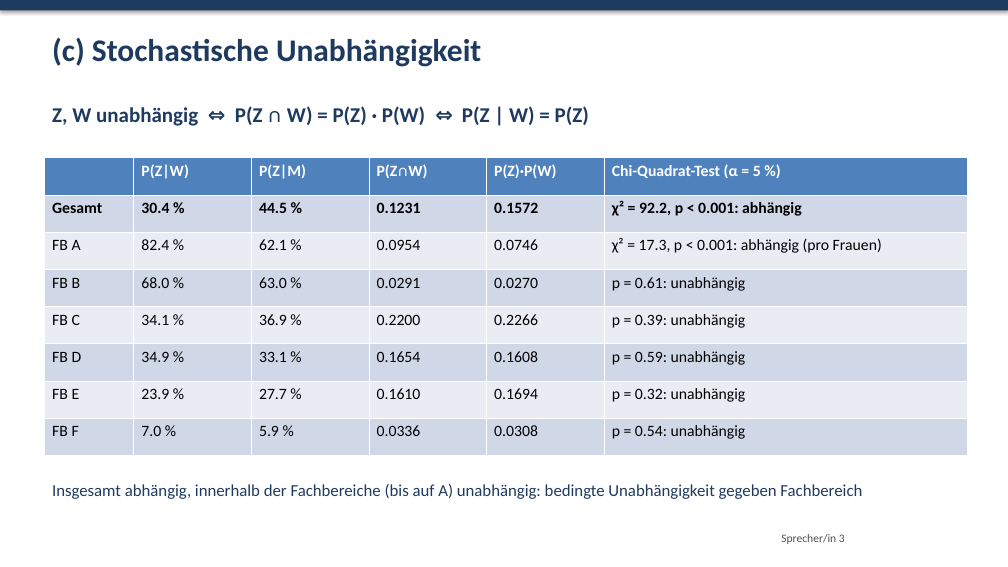
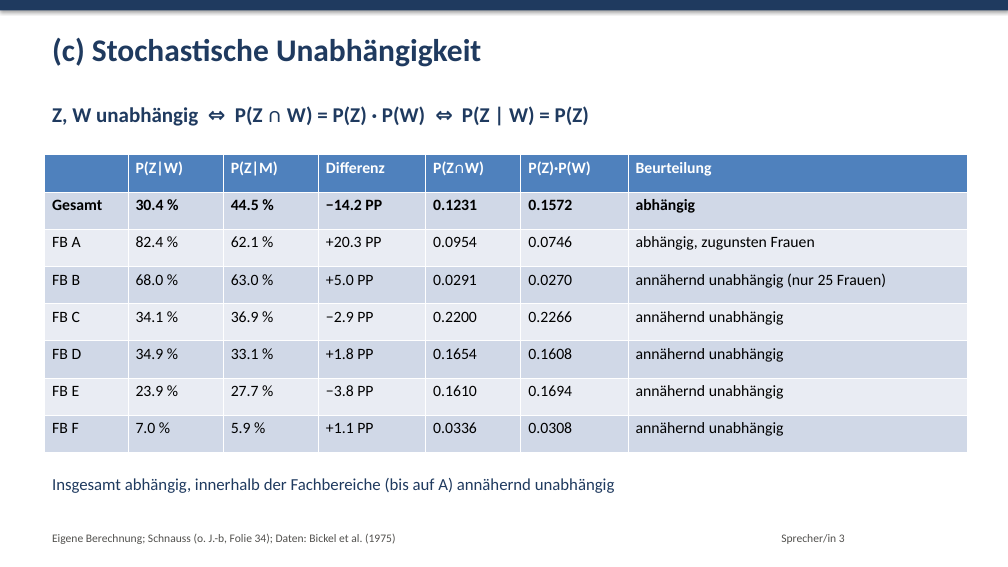
Before and after one commit to leozhaw26/statistik, a slide deck: slide 10 of vortrag4/Vortrag4_Praesentation.pptx. Drawn at 1008x567 pixels with LibreOffice and Linux fonts; fonts in the diff are those of the drawing. Boxes give left, top, right and bottom in pixels: in the first picture for what was removed or moved away, otherwise in the second. Text is boxed around its words. In the diff, an @@ line names an element or a change of style, - is before the commit and + after.

```diff
--- a/vortrag4/Vortrag4_Praesentation.pptx
+++ b/vortrag4/Vortrag4_Praesentation.pptx
@@ table at box(45, 155, 968, 453) @@
+column 4: Differenz | −14.2 PP | +20.3 PP | +5.0 PP | −2.9 PP | +1.8 PP | −3.8 PP | +1.1 PP
-column 6: Chi-Quadrat-Test (α = 5 %) | χ² = 92.2, p < 0.001: abhängig | χ² = 17.3, p < 0.001: abhängig (pro Frauen) | p = 0.61: unabhängig | p = 0.39: unabhängig | p = 0.59: unabhängig | p = 0.32: unabhängig | p = 0.54: unabhängig
+column 7: Beurteilung | abhängig | abhängig, zugunsten Frauen | annähernd unabhängig (nur 25 Frauen) | annähernd unabhängig | annähernd unabhängig | annähernd unabhängig | annähernd unabhängig
@@ text at box(52, 478, 615, 493): text changed @@
-Insgesamt abhängig, innerhalb der Fachbereiche (bis auf A) unabhängig: bedingte Unabhängigkeit gegeben Fachbereich
+Insgesamt abhängig, innerhalb der Fachbereiche (bis auf A) annähernd unabhängig
@@ text added at box(52, 534, 395, 544), 11 pt, text #52514E @@
+Eigene Berechnung; Schnauss (o. J.-b, Folie 34); Daten: Bickel et al. (1975)
```
Also in this commit, not shown: 10 other slides changed, 6 other files.
